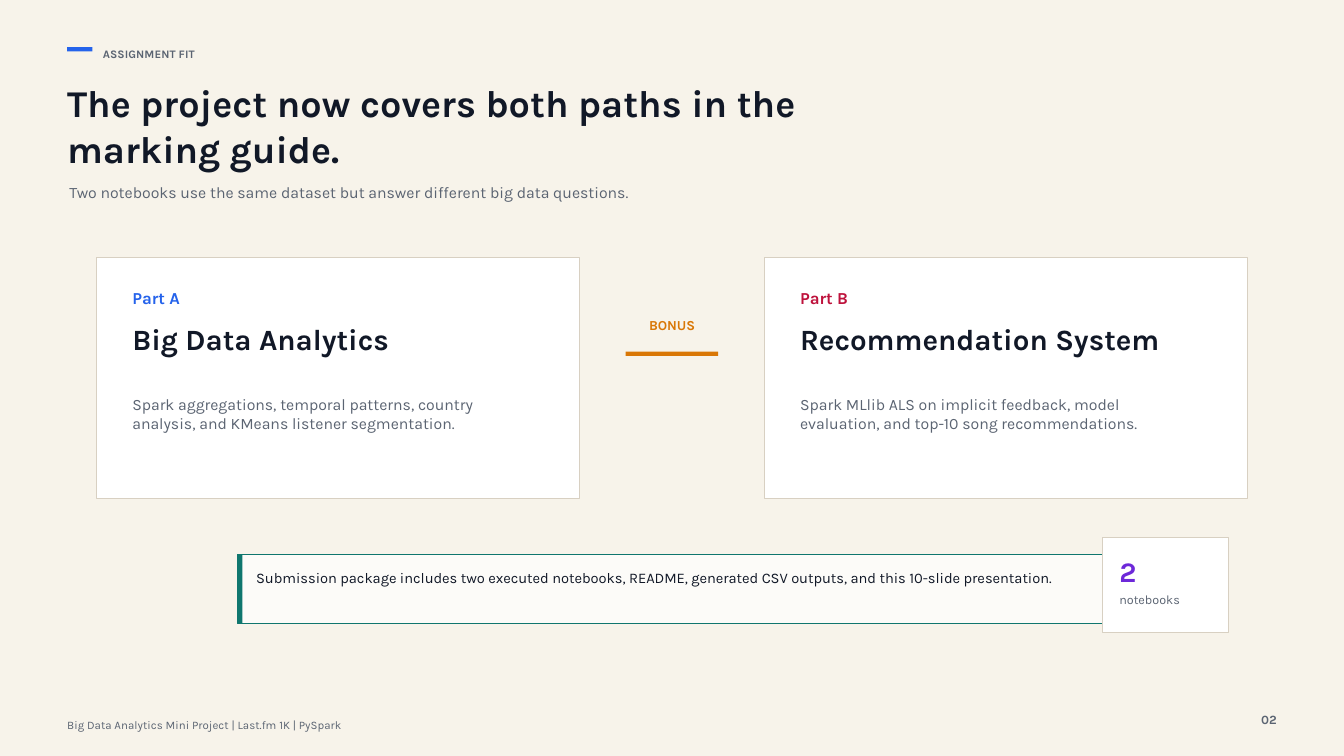
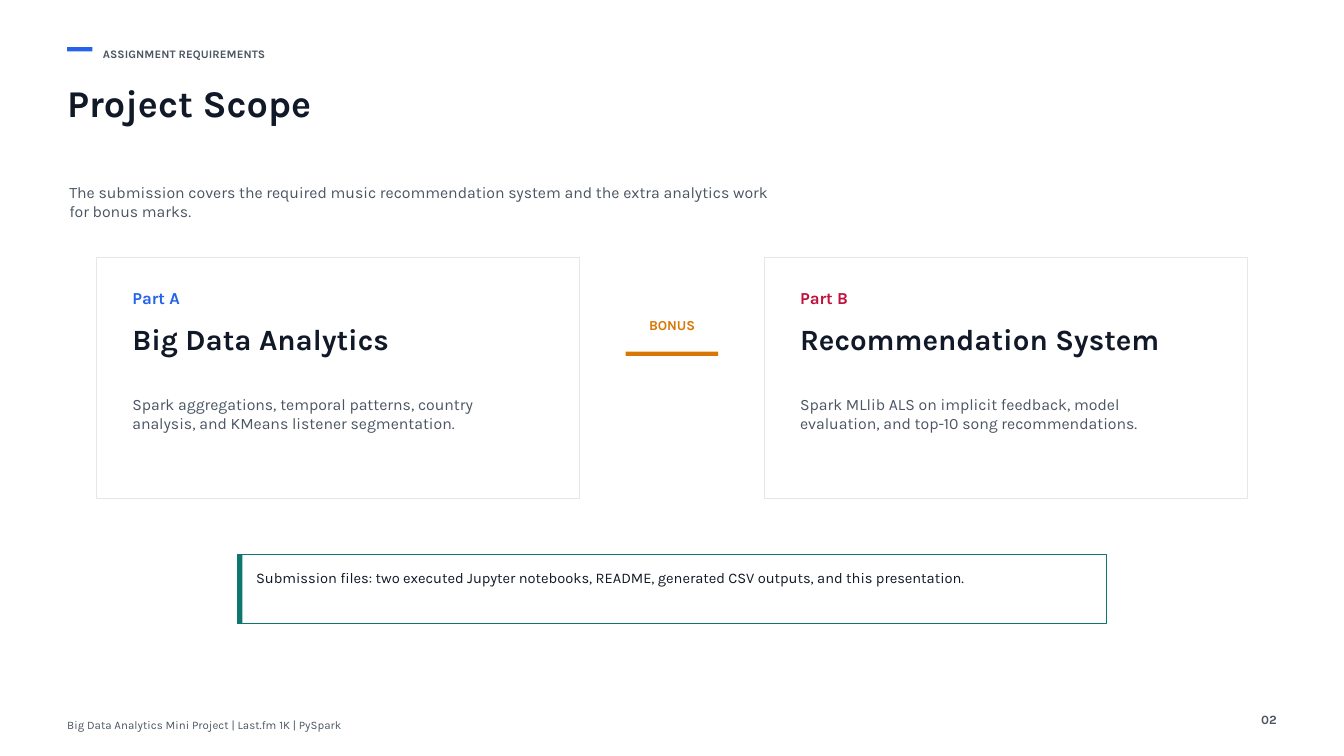
Before and after one commit to SSDharmawansa/music-recommendation-pyspark, a slide deck: slide 2 of Music_BigData_Assignment_Presentation.pptx. Drawn at 1344x756 pixels with LibreOffice and Linux fonts; fonts in the diff are those of the drawing. Boxes give left, top, right and bottom in pixels: in the first picture for what was removed or moved away, otherwise in the second. Text is boxed around its words. In the diff, an @@ line names an element or a change of style, - is before the commit and + after.

Commit message:
Update assignment presentation

```diff
--- a/Music_BigData_Assignment_Presentation.pptx
+++ b/Music_BigData_Assignment_Presentation.pptx
@@ rectangle removed at box(0, 0, 1344, 756) @@
@@ text at box(103, 50, 266, 60): text changed; text colour #5B6472 to #4B5563 @@
-ASSIGNMENT FIT
+ASSIGNMENT REQUIREMENTS
@@ text at box(67, 90, 312, 127): text changed @@
-The project now covers both paths in the marking guide.
+Project Scope
@@ text at box(69, 187, 768, 217): text changed; text colour #5B6472 to #4B5563 @@
-Two notebooks use the same dataset but answer different big data questions.
+The submission covers the required music recommendation system and the extra analytics work for bonus marks.
@@ rectangle at box(97, 257, 580, 499): outline #D8D0C2 0.75 pt to #E5E7EB 0.75 pt @@
@@ rectangle at box(764, 257, 1247, 499): outline #D8D0C2 0.75 pt to #E5E7EB 0.75 pt @@
@@ rectangle removed at box(1103, 537, 1229, 632) @@
@@ text removed at box(1119, 563, 1136, 582) @@
-2
@@ text at box(256, 573, 964, 587): text changed @@
-Submission package includes two executed notebooks, README, generated CSV outputs, and this 10-slide presentation.
+Submission files: two executed Jupyter notebooks, README, generated CSV outputs, and this presentation.
@@ text removed at box(1119, 595, 1180, 604) @@
-notebooks
@@ text colour #5B6472 to #4B5563 in 4 elements at box(132, 399, 473, 433), box(800, 399, 1137, 433), box(67, 721, 342, 732), box(1261, 715, 1277, 724) @@
```
Also in this commit, not shown: 9 other slides changed, 36 other files.
